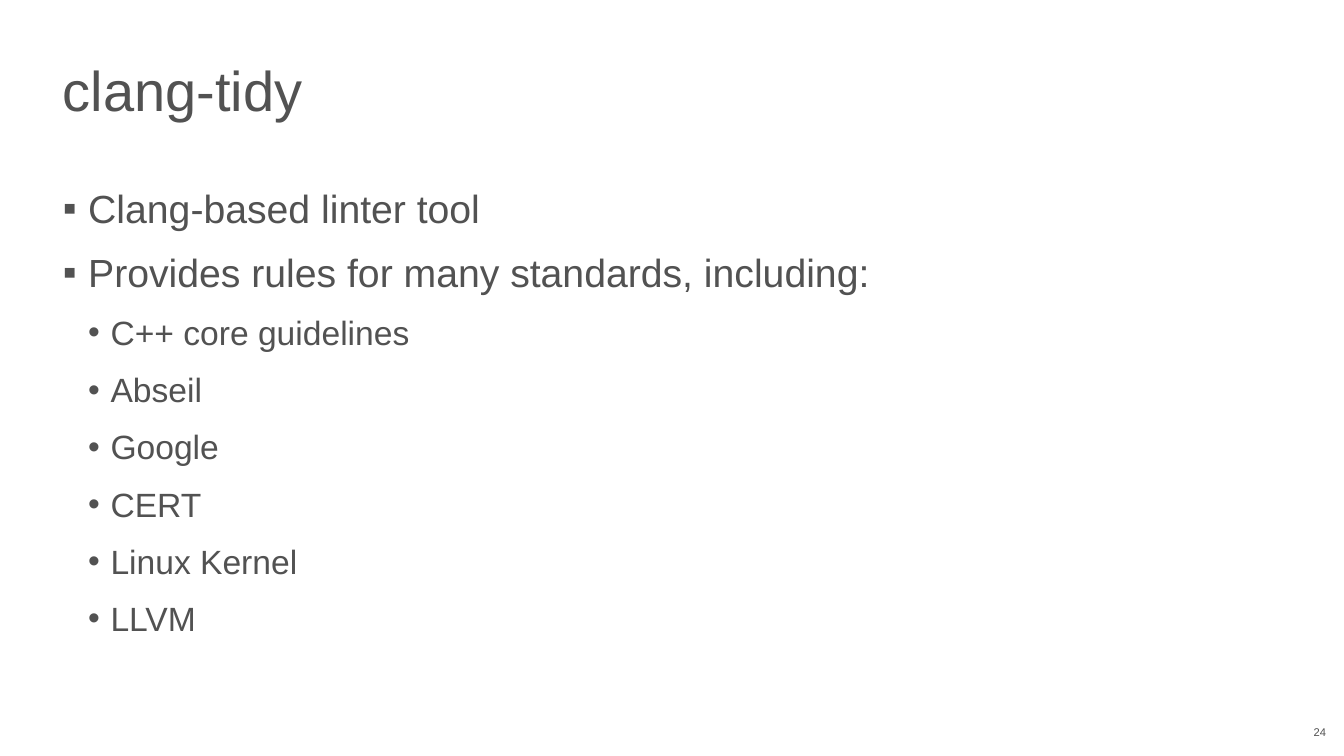
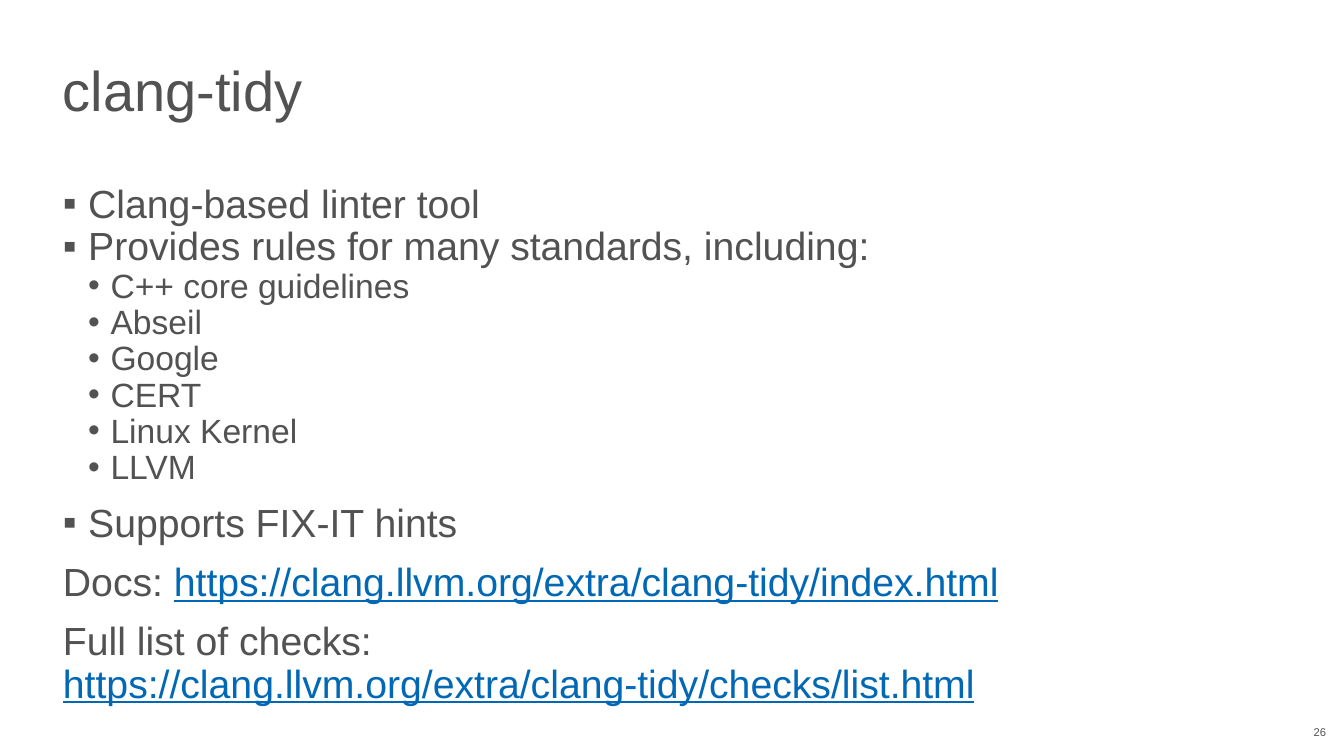
Before and after one commit to NN-complr-tech/Complr-course-lectures, a slide deck: slide 26 of 03-Clang-AST-and-static-analysis.pptx (slide 24 before the commit). Drawn at 1344x756 pixels with LibreOffice and Linux fonts; fonts in the diff are those of the drawing. Boxes give left, top, right and bottom in pixels: in the first picture for what was removed or moved away, otherwise in the second. Text is boxed around its words. In the diff, an @@ line names an element or a change of style, - is before the commit and + after.

Commit message:
Add 03-Clang-AST-and-static-analysis slides (2026)

```diff
--- a/03-Clang-AST-and-static-analysis.pptx
+++ b/03-Clang-AST-and-static-analysis.pptx
@@ text at (x1=88, y1=189, x2=869, y2=479): line spacing 1 to 0.9; less space between paragraphs @@
@@ text at (x1=63, y1=508, x2=999, y2=706): paragraphs added @@
+▪ Supports FIX-IT hints
+Docs: https://clang.llvm.org/extra/clang-tidy/index.html
+Full list of checks: https://clang.llvm.org/extra/clang-tidy/checks/list.html
@@ page number at (x1=1314, y1=728, x2=1326, y2=736): text changed @@
-24
+26
```
Also in this commit, not shown: 15 other slides changed, 4 slides added, 2 slides removed.
